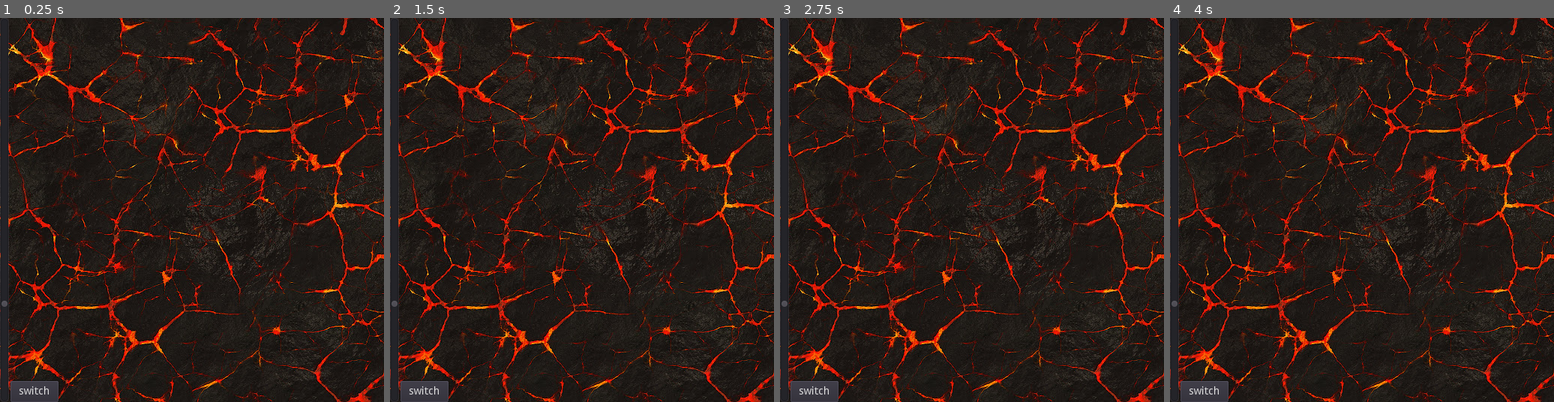
Above: before the commit, frames 1-4 (left to right).
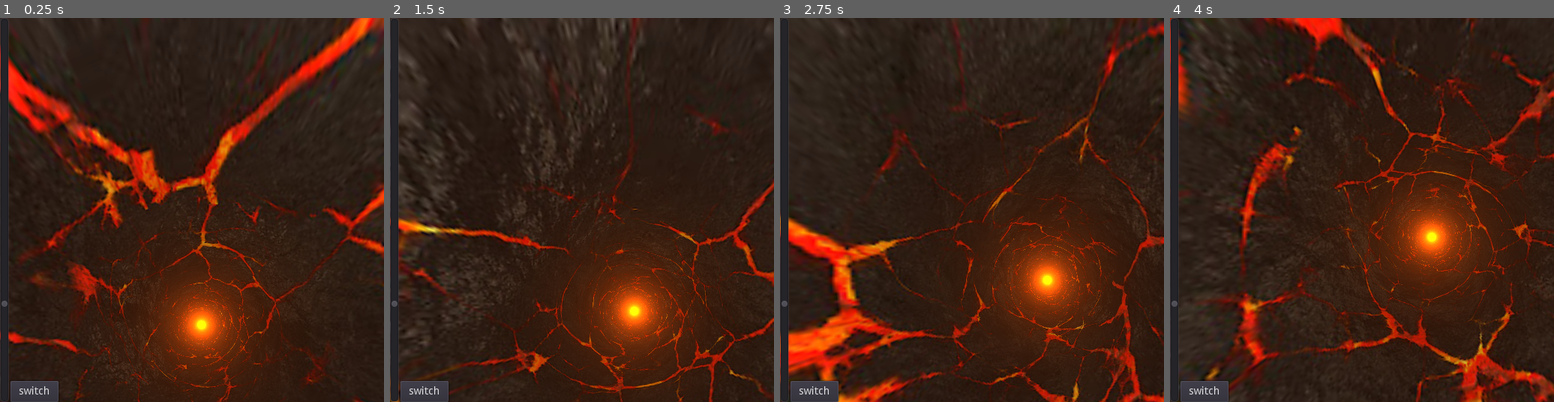
Above: after the commit, the same moments.

Repository: mKubarsky/Tunnel-effect-shader
Game: Godot game, scene res://Root.tscn
Two runs of this game, one before a commit and one after it. Both use one fixed random seed, a clock stepped at 60 frames per second and the inputs below.
Inputs:
- Up to frame 1 (0.25 s): no input
- Up to frame 2 (1.5 s): no input
- Up to frame 3 (2.75 s): no input
- Up to frame 4 (4 s): no input

The runs differ from the first frame. In frame 1, 46% of the frame differs, in the area x 0-100%, y 0-100%; in frame 2, 43%; in frame 3, 44%; in frame 4, 48%.

Commit message:
fix  error:  Invalid (float) numeric constant

Diff:
--- a/Root.tscn
+++ b/Root.tscn
@@ -33,9 +33,6 @@
 texture = ExtResource( 1 )
 stretch_mode = 2
 script = ExtResource( 2 )
-__meta__ = {
-"_edit_use_anchors_": false
-}
 
 [node name="SquareTunnel" type="TextureRect" parent="Camera2D/CanvasLayer"]
 visible = false
--- a/roundTunnel.gdshader
+++ b/roundTunnel.gdshader
@@ -1,7 +1,7 @@
 shader_type canvas_item;
 uniform sampler2D tonnel_texture;
-uniform vec2 direction = vec2(-8f,2f);
-uniform float speed_fly = 1f;
+uniform vec2 direction = vec2(-8.f,2.f);
+uniform float speed_fly = 1.f;
 
 const float PI = 3.14159265358979323846;
 
@@ -12,13 +12,13 @@
 	vec4 tex = texture(text, screen_uv);
 
 	vec2 uv =  vec2(0.5, 0.5) - vec2(screen_uv.x, 1.0-screen_uv.y);//(screen_uv * 2f - 1f);  // move origin of UV coordinates to center of screen
-	uv += vec2(0.2*sin(TIME/2f), 0.3*cos(TIME/3f)); // move center of screen
-	vec3 col = vec3(0f);
+	uv += vec2(0.2*sin(TIME/2.f), 0.3*cos(TIME/3.f)); // move center of screen
+	vec3 col = vec3(0.f);
 	float phi = atan(uv.y,uv.x);  // get phi angle
 	float rho = length(uv);  // get rho
-	vec2 st = vec2(phi / (PI*2f) + 0.5,0.05/rho); // get pixel in polar coordinate system
+	vec2 st = vec2(phi / (PI*2.f) + 0.5,0.05/rho); // get pixel in polar coordinate system
 
-	if (direction.x != 0f) {
+	if (direction.x != 0.f) {
 		st.x += cos(TIME) / direction.x ;
 	}
 
@@ -29,9 +29,9 @@
 	//st *= speed;
 	col += texture(text,st).rgb;
 	col *= rho + 0.4; // center
-	col += 0.1/rho*vec3(0.3,0.1,0f); // center light
+	col += 0.1/rho*vec3(0.3,0.1,0.f); // center light
 
-	return vec4(col,1f);
+	return vec4(col,1.f);
 }
 
 void fragment(){
--- a/squareTunnel.gdshader
+++ b/squareTunnel.gdshader
@@ -1,6 +1,6 @@
 shader_type canvas_item;
 uniform sampler2D tonnel_texture;
-uniform vec2 direction = vec2(-8f,2f);
+uniform vec2 direction = vec2(-8.f,2.f);
 uniform float speed_fly = 0.1;
 
 const float PI = 3.14159265358979323846;
@@ -11,12 +11,12 @@
 vec4 tunnel_render(sampler2D text, vec2 screen_uv) {
 	vec4 tex = texture(text, screen_uv);
 
-	vec2 uv = (screen_uv * 2f - 1f);  // move origin of UV coordinates to center of screen
-	uv += vec2(0.2*sin(TIME/2f), 0.3*cos(TIME/3f)); // move center of screen
-	vec3 col = vec3(0f);
+	vec2 uv = (screen_uv * 2.f - 1.f);  // move origin of UV coordinates to center of screen
+	uv += vec2(0.2*sin(TIME/2.f), 0.3*cos(TIME/3.f)); // move center of screen
+	vec3 col = vec3(0.f);
 	float phi = atan(uv.y,uv.x);  // get phi angle
-	float rho = pow(pow(uv.x * uv.x,4f) + pow(uv.y * uv.y ,4f), 0.125);//length(uv);  // get rho
-	vec2 st = vec2(phi / (PI*2f) + 0.5,0.05/rho); // get pixel in polar coordinate system
+	float rho = pow(pow(uv.x * uv.x,4.f) + pow(uv.y * uv.y ,4.f), 0.125);//length(uv);  // get rho
+	vec2 st = vec2(phi / (PI*2.f) + 0.5,0.05/rho); // get pixel in polar coordinate system
 
 //	if (direction.x != 0f) {
 //		st.x += cos(TIME) / direction.x ;
@@ -29,9 +29,9 @@
 	//st *= speed;
 	col += texture(text,st).rgb;
 	col *= rho + 0.4; // center
-	col += 0.1/rho*vec3(0.3,0.1,0f); // center light
+	col += 0.1/rho*vec3(0.3,0.1,0.f); // center light
 
-	return vec4(col,1f);
+	return vec4(col,1.f);
 }
 
 void fragment(){
